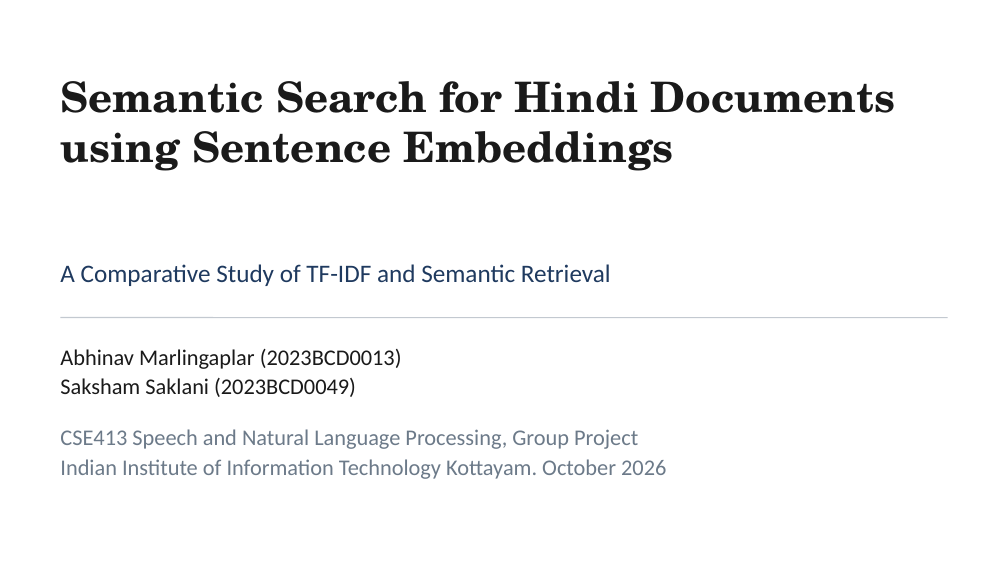
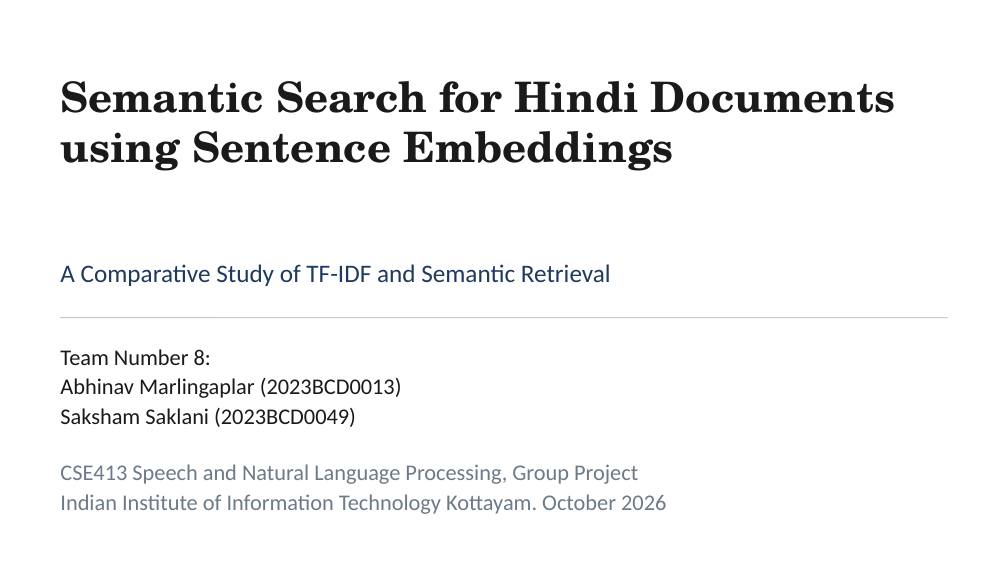
Before and after one commit to Abhinav-Marlingaplar/Hindi-Semantic-Search, a slide deck: slide 1 of Hindi_Semantic_Search_Presentation.pptx. Drawn at 1008x567 pixels with LibreOffice and Linux fonts; fonts in the diff are those of the drawing. Boxes give left, top, right and bottom in pixels: in the first picture for what was removed or moved away, otherwise in the second. Text is boxed around its words. In the diff, an @@ line names an element or a change of style, - is before the commit and + after.

```diff
--- a/Hindi_Semantic_Search_Presentation.pptx
+++ b/Hindi_Semantic_Search_Presentation.pptx
@@ text at bbox=[60, 349, 211, 365]: paragraph added @@
+Team Number 8:
@@ text "CSE413 Speech and Natural Language ...": place and size @@
-text "CSE413 Speech and Natural Language ..." at bbox=[60, 429, 666, 479]
+text "CSE413 Speech and Natural Language ..." at bbox=[60, 464, 666, 514]
```
Also in this commit, not shown: 3 other slides changed, 2 other files.
